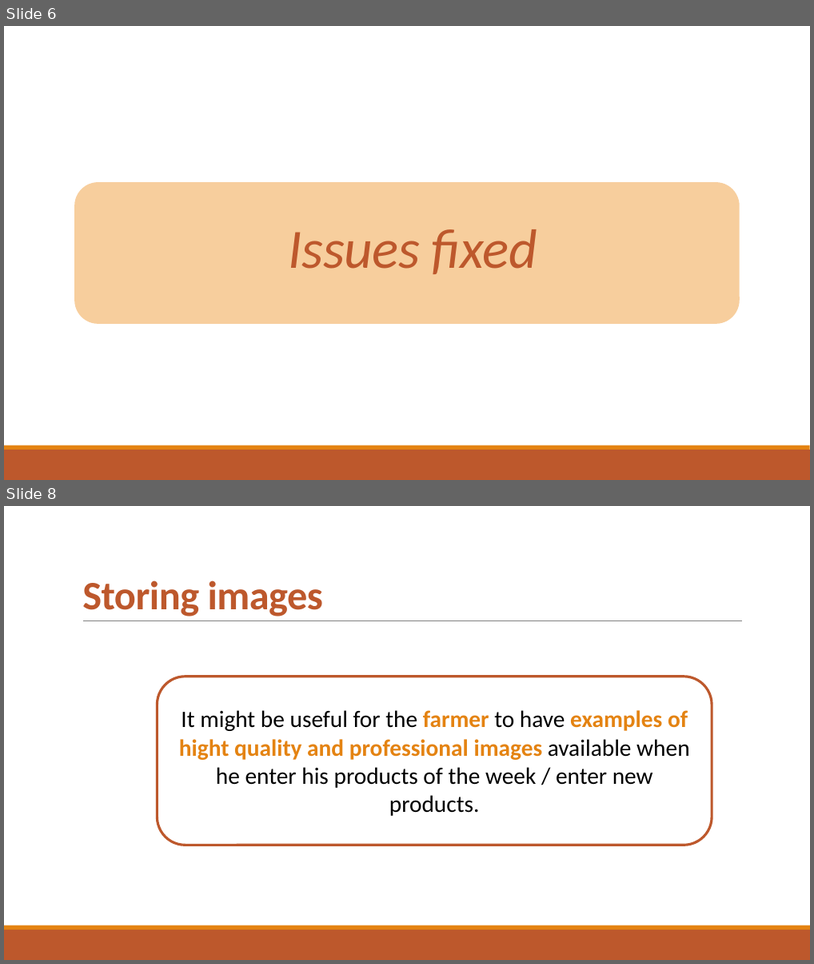
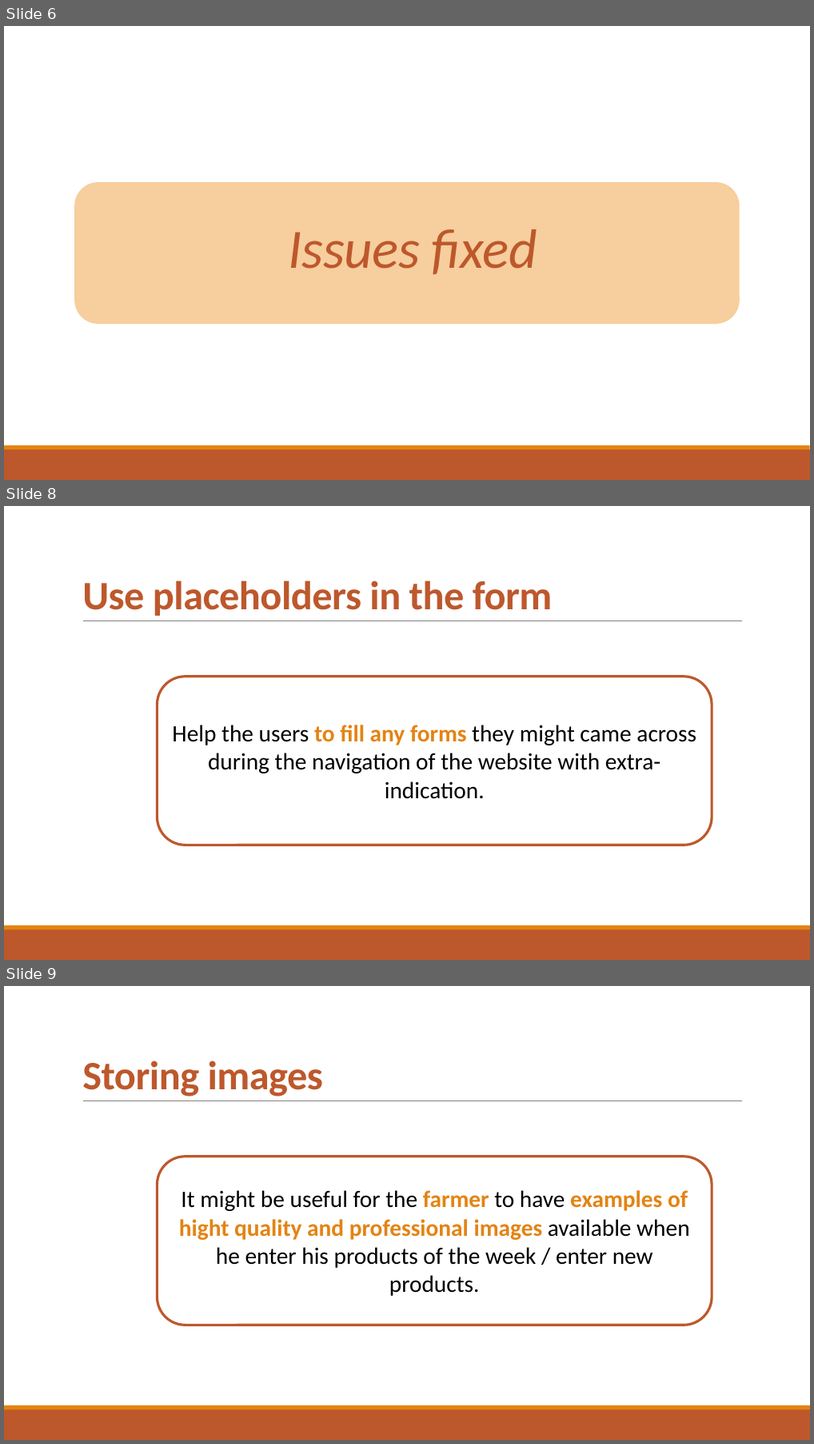
Before and after one commit to djemar/se2-2021-04-SPG, a slide deck: docs/sprint4/Presentation_SPG_Sprint4.pptx. Shown one above the other, each under a label of ours: slides 6 and 8 before the commit, slides 6, 8 and 9 after it; the slides between them are not shown. The pictures are 814x964 and 814x1444 pixels, drawn with LibreOffice and Linux fonts; fonts in the diff are those of the drawing. Boxes give left, top, right and bottom in pixels: in the first picture for what was removed or moved away, otherwise in the second. Text is boxed around its words. In the diff, an @@ line names an element or a change of style, - is before the commit and + after.

```diff
--- a/docs/sprint4/Presentation_SPG_Sprint4.pptx
+++ b/docs/sprint4/Presentation_SPG_Sprint4.pptx
@@ slide 8 added at bbox=[4, 506, 810, 960], background #FFFFFF; not listed: 3 template elements that a slide beside it also shows @@
@@ title added at bbox=[82, 580, 553, 616], 48 pt, text #BD582C, bold @@
+Use placeholders in the form
@@ rounded rectangle added at bbox=[157, 676, 712, 844], fill #FFFFFF, outline #BD582C 3 pt, 28 pt, text #000000 @@
+Help the users to fill any forms they might came across during the navigation of the website with extra-indication.
@@ what was slide 8 is now slide 9 @@
```
Also in this commit, not shown: 4 slides changed, 1 slide removed, 1 other file.
